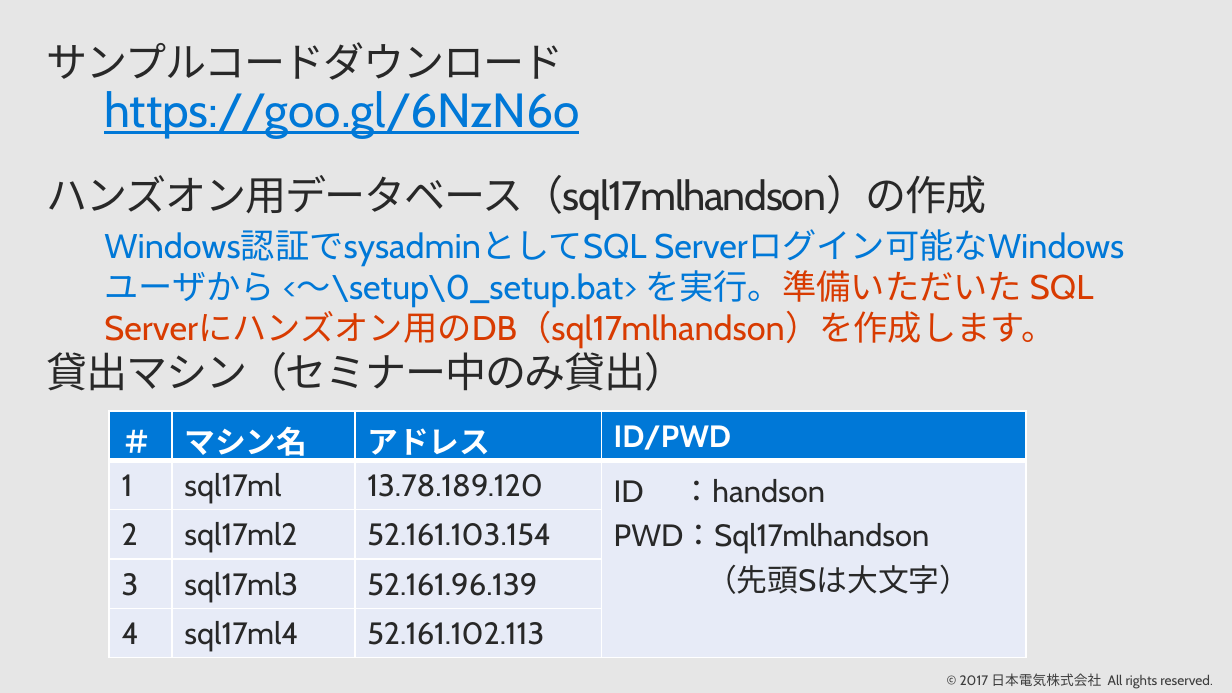
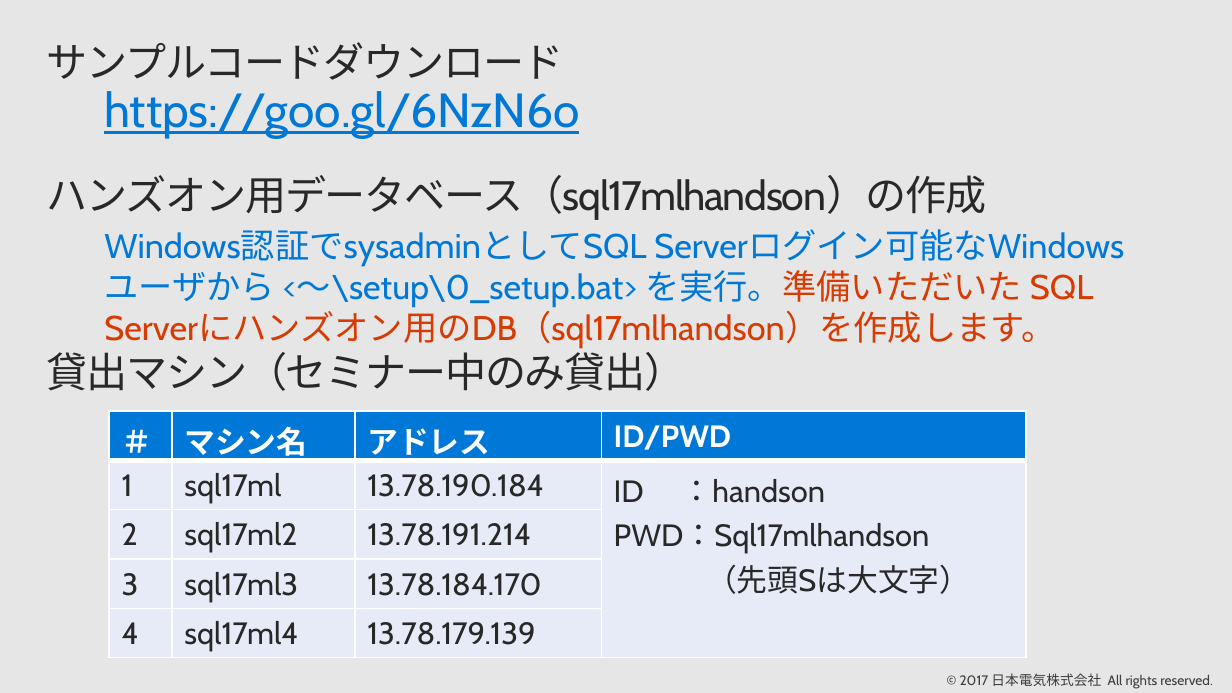
Before and after one commit to gho9o9/SampleCode, a slide deck: slide 6 of 20171129_SQL17ML_Webinar_Day2/slides/sql17ml_weinar_day2.pptx. Drawn at 1232x693 pixels with LibreOffice and Linux fonts; fonts in the diff are those of the drawing; background and template pictures are left out. Boxes give left, top, right and bottom in pixels: in the first picture for what was removed or moved away, otherwise in the second. Text is boxed around its words. In the diff, an @@ line names an element or a change of style, - is before the commit and + after.

```diff
--- a/20171129_SQL17ML_Webinar_Day2/slides/sql17ml_weinar_day2.pptx
+++ b/20171129_SQL17ML_Webinar_Day2/slides/sql17ml_weinar_day2.pptx
@@ table at box(110, 411, 1026, 658) @@
-row 2, column 3: 13.78.189.120
+row 2, column 3: 13.78.190.184
-row 3, column 3: 52.161.103.154
+row 3, column 3: 13.78.191.214
-row 4, column 3: 52.161.96.139
+row 4, column 3: 13.78.184.170
-row 5, column 3: 52.161.102.113
+row 5, column 3: 13.78.179.139
```
Also in this commit, not shown: 1 other slide changed, 22 other files.
